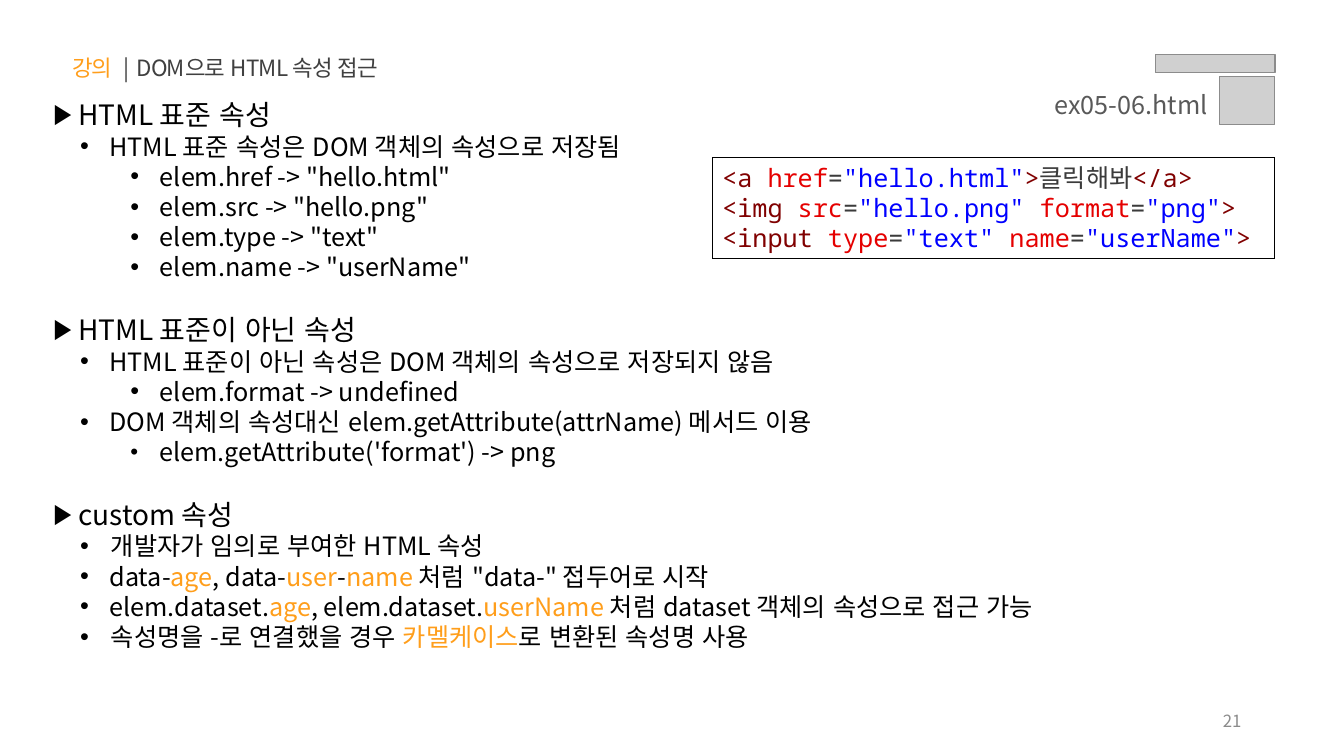
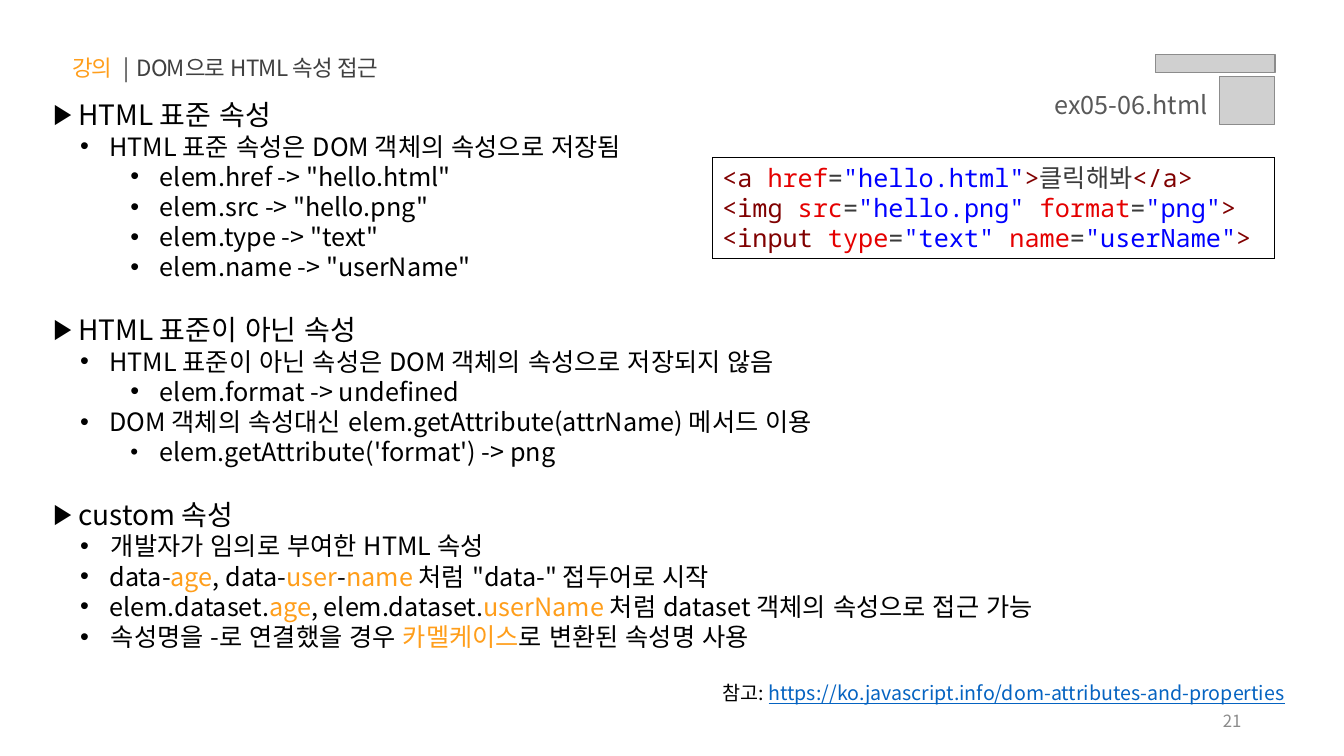
Before and after one commit to yebin-jeong/learn-js, a slide deck: slide 21 of PPT/05.자바스크립트 - 클라이언트 사이드(Event, DOM, Ajax, Web APIs).pptx. Drawn at 1344x756 pixels with LibreOffice and Linux fonts; fonts in the diff are those of the drawing; grey boxes stand for pictures. Boxes give left, top, right and bottom in pixels: in the first picture for what was removed or moved away, otherwise in the second. Text is boxed around its words. In the diff, an @@ line names an element or a change of style, - is before the commit and + after.

```diff
--- a/PPT/05.자바스크립트 - 클라이언트 사이드(Event, DOM, Ajax, Web APIs).pptx
+++ b/PPT/05.자바스크립트 - 클라이언트 사이드(Event, DOM, Ajax, Web APIs).pptx
@@ text added at (722,683,1285,705), 14 pt, text #0563C1, underline @@
+참고: https://ko.javascript.info/dom-attributes-and-properties
```
Also in this commit, not shown: 32 other slides changed.
